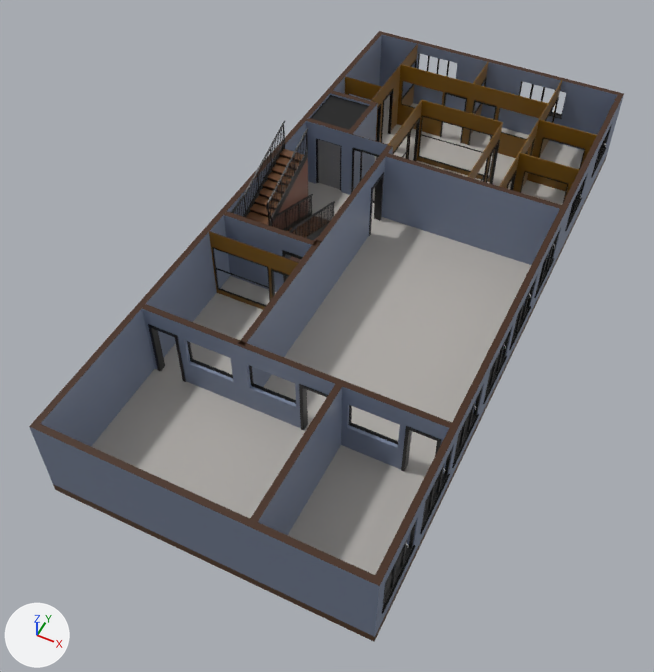
Two versions of the glTF model floors/Floor3.gltf, one commit apart.
The view is the same before and after, from a 50 mm lens placed at (16.6, -9.1, 21.6), pointed at (7.9, 8.2, 0.0). The lights are fixed; the arrows at lower left show +X, +Y and +Z. Where no turn or scale is listed for an object, it has been applied to the vertices.

Objects in the first picture: 'Slab', 'Stair', 'Wall', 'Wall.001', 'Wall.002', 'Wall.003', 'Wall.004', 'Wall.006', 'Wall.007', 'Wall.008', 'Wall.009', 'Wall.010', 'Wall.011', 'Wall.012', 'Wall.014', 'Wall.018'.
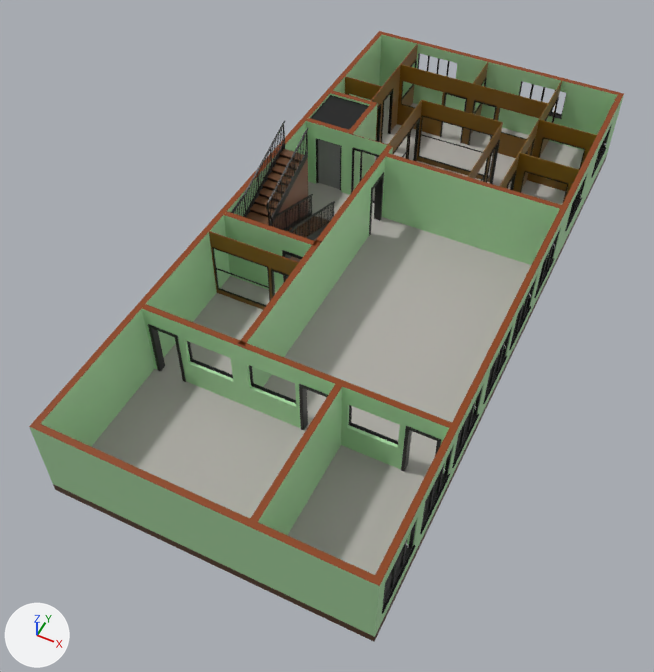
Boxes (x1, y1, x2, y2) around the edits, measured in the pictures (654 x 672 px):
```json
{"object": "Wall", "change": "recoloured", "before": [29, 31, 624, 637], "after": [29, 31, 624, 637], "on screen": "blue to green"}
{"object": "Wall.004", "change": "recoloured", "before": [142, 304, 452, 469], "after": [142, 304, 452, 469], "on screen": "blue to green"}
{"object": "Wall.007", "change": "recoloured", "before": [382, 153, 562, 265], "after": [382, 153, 562, 265], "on screen": "blue to green"}
{"object": "Wall.002", "change": "recoloured", "before": [250, 384, 342, 535], "after": [250, 384, 342, 535], "on screen": "blue to green"}
{"object": "Wall.003", "change": "recoloured", "before": [238, 240, 322, 387], "after": [238, 240, 322, 387], "on screen": "blue to green"}
{"object": "Wall.006", "change": "recoloured", "before": [316, 145, 393, 304], "after": [316, 145, 393, 304], "on screen": "blue to green"}
{"object": "Wall.001", "change": "recoloured", "before": [224, 211, 317, 292], "after": [224, 211, 317, 292], "on screen": "blue to green"}
{"object": "Wall.010", "change": "recoloured", "before": [306, 91, 377, 195], "after": [306, 91, 377, 195]}
{"object": "Wall.018", "change": "recoloured", "before": [209, 231, 299, 310], "after": [209, 231, 299, 310]}
{"object": "Wall.011", "change": "recoloured", "before": [345, 76, 382, 141], "after": [345, 76, 382, 141]}
{"object": "Wall.014", "change": "recoloured", "before": [350, 134, 388, 194], "after": [350, 134, 388, 194], "on screen": "blue to green"}
```

Edits to the scene script, one JSON object a line:
```json
{"op": "set", "path": "mat_wall2_inside.base_color", "old": "(0.195, 0.238, 0.342)", "new": "(0.429, 0.738, 0.392)", "note": "blue #7a869e -> green #afdfa8"}
{"op": "set", "path": "mat_wall2_outside.base_color", "old": "(0.195, 0.238, 0.342)", "new": "(0.429, 0.738, 0.392)", "note": "blue #7a869e -> green #afdfa8"}
{"op": "set", "path": "mat_wall2_cuts.base_color", "old": "(0.0522, 0.0175, 0.00426)", "new": "(0.253, 0.0512, 0.0028)", "note": "brown #41240e -> brown #8a4009"}
```
